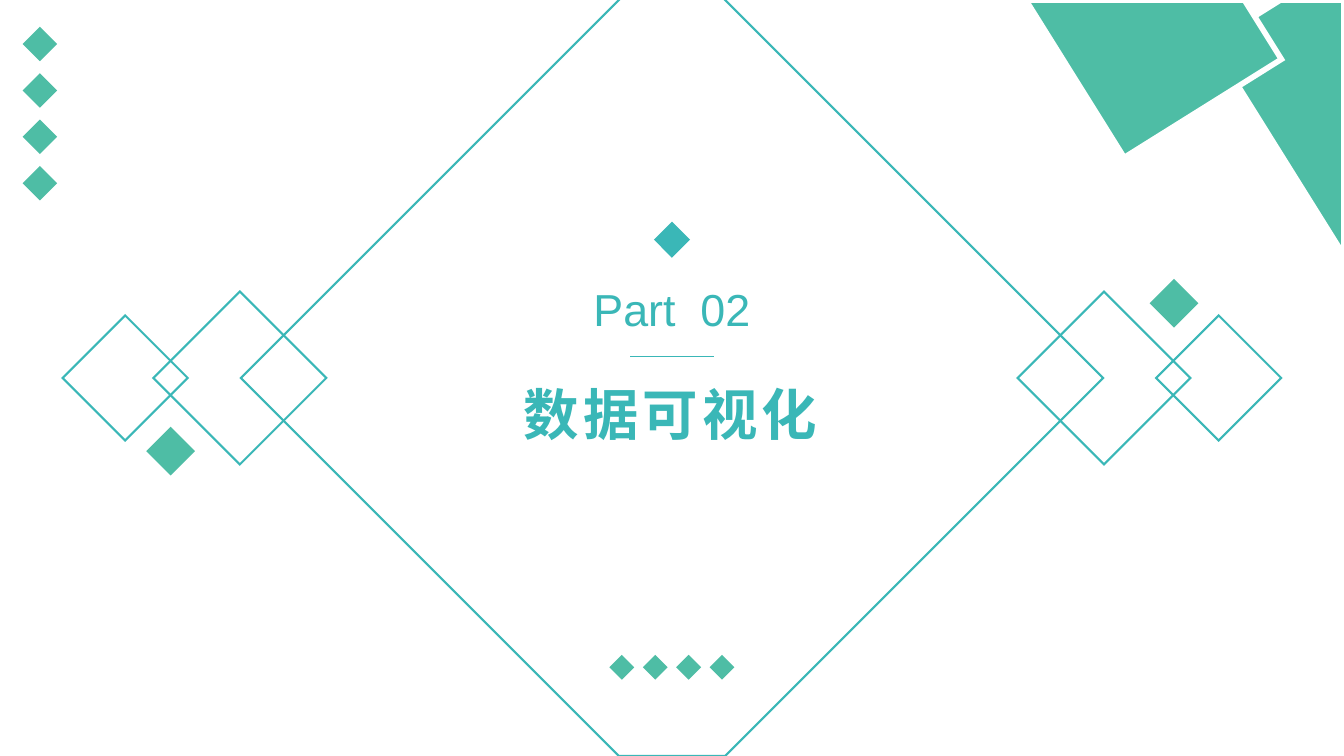
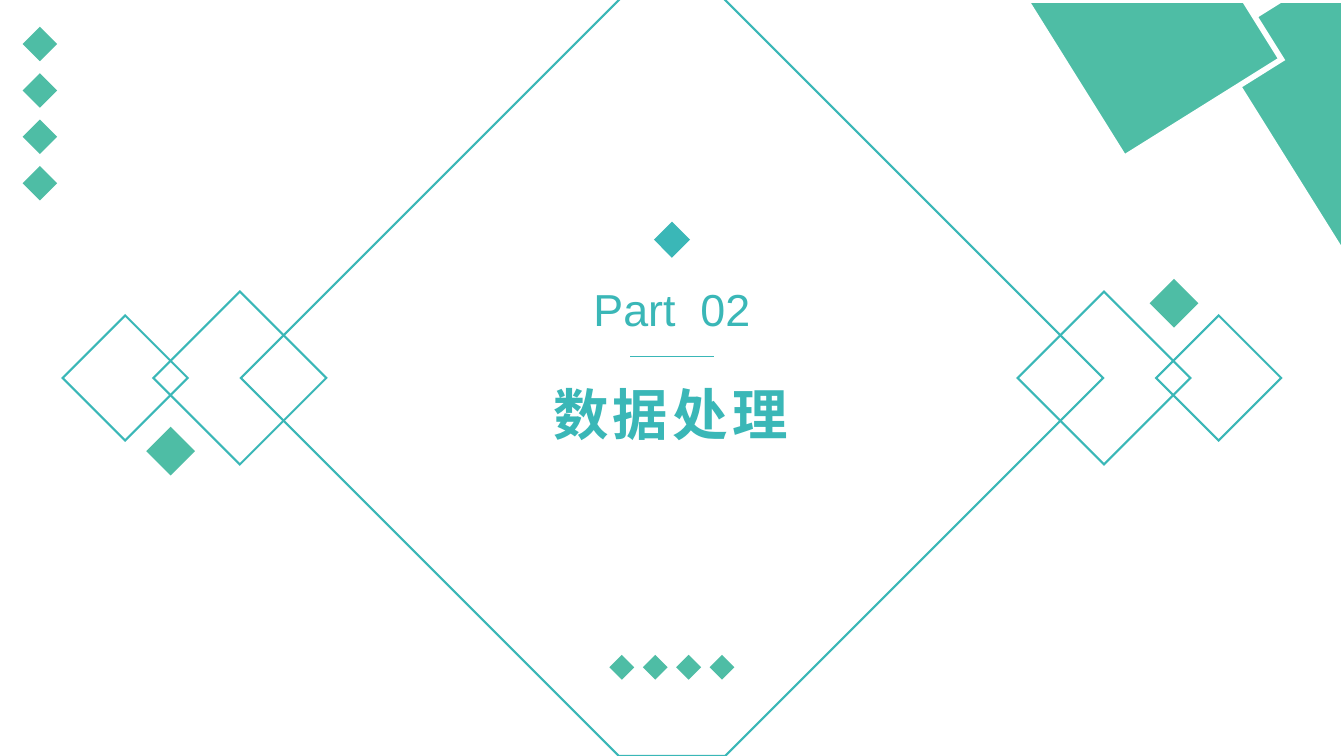
Before and after one commit to ZefanLin159/First-repository, a slide deck: slide 8 of Kaggle/Machine Learning.pptx (slide 9 before the commit). Drawn at 1344x756 pixels with LibreOffice and Linux fonts; fonts in the diff are those of the drawing. Boxes give left, top, right and bottom in pixels: in the first picture for what was removed or moved away, otherwise in the second. Text is boxed around its words. In the diff, an @@ line names an element or a change of style, - is before the commit and + after.

```diff
--- a/Kaggle/Machine Learning.pptx
+++ b/Kaggle/Machine Learning.pptx
@@ title at [553, 388, 787, 440]: text changed @@
-数据可视化
+数据处理
```
Also in this commit, not shown: 10 other slides changed, 1 slide added, 3 slides removed, 7 other files.
